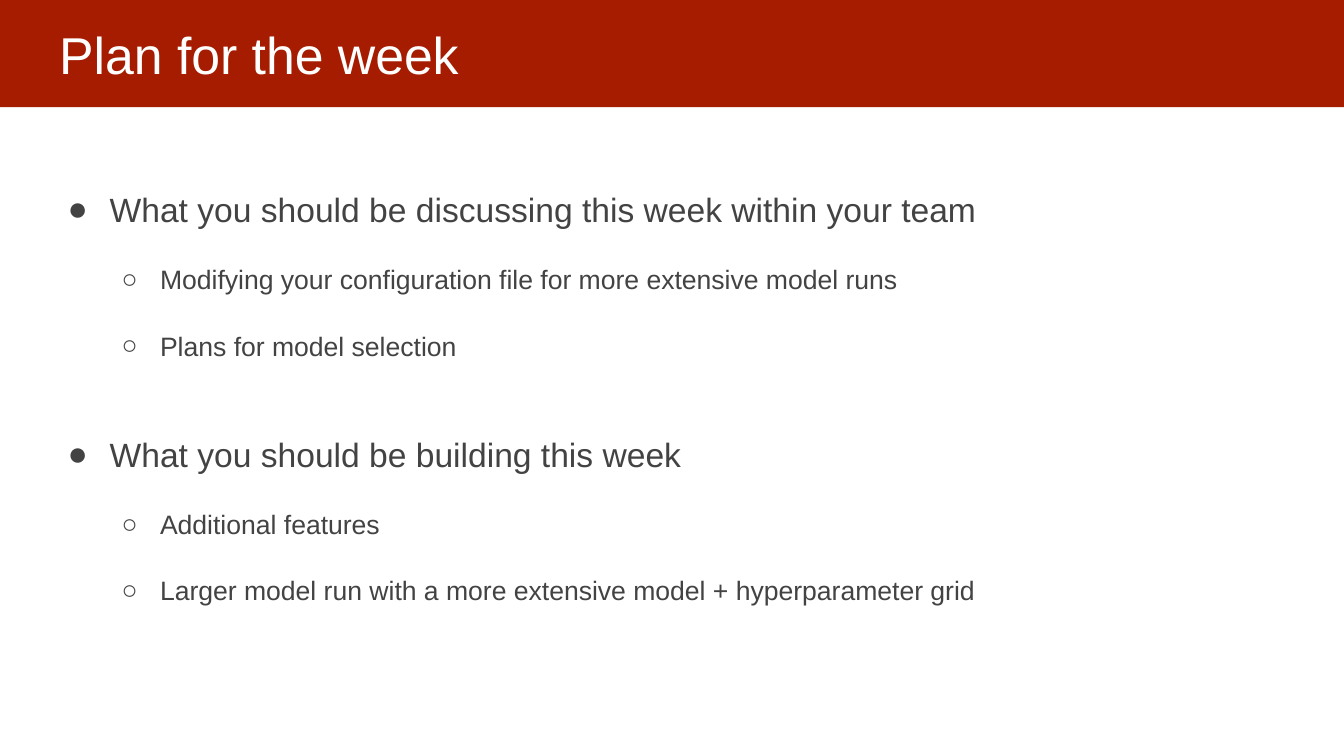
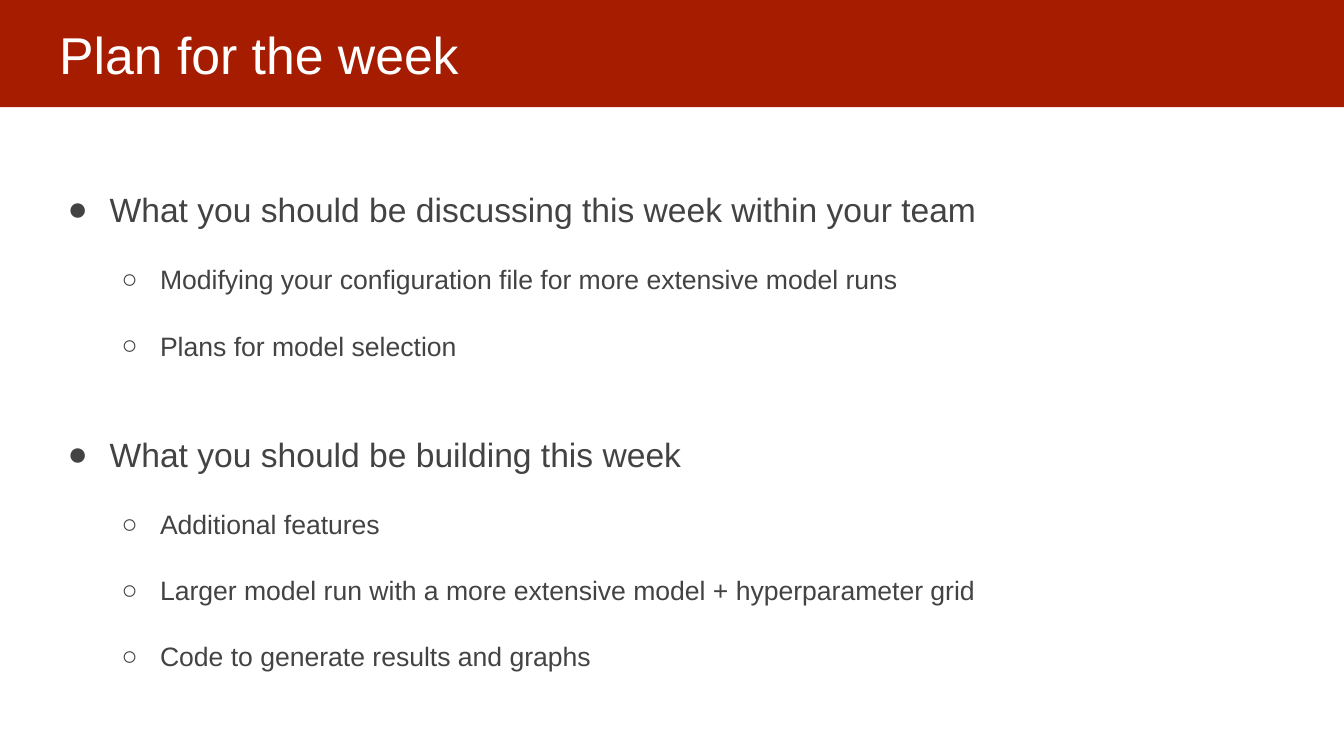
Before and after one commit to dssg/mlforpublicpolicylab, a slide deck: slide 3 of Lectures/15-ml-in-practice-and-model-selection-part-3.pptx. Drawn at 1344x756 pixels with LibreOffice and Linux fonts; fonts in the diff are those of the drawing. Boxes give left, top, right and bottom in pixels: in the first picture for what was removed or moved away, otherwise in the second. Text is boxed around its words. In the diff, an @@ line names an element or a change of style, - is before the commit and + after.

```diff
--- a/Lectures/15-ml-in-practice-and-model-selection-part-3.pptx
+++ b/Lectures/15-ml-in-practice-and-model-selection-part-3.pptx
@@ text at (160,646,591,672): paragraph added @@
+  ○ Code to generate results and graphs
```
Also in this commit, not shown: 1 other slide changed, 3 slides added, 3 slides removed.
